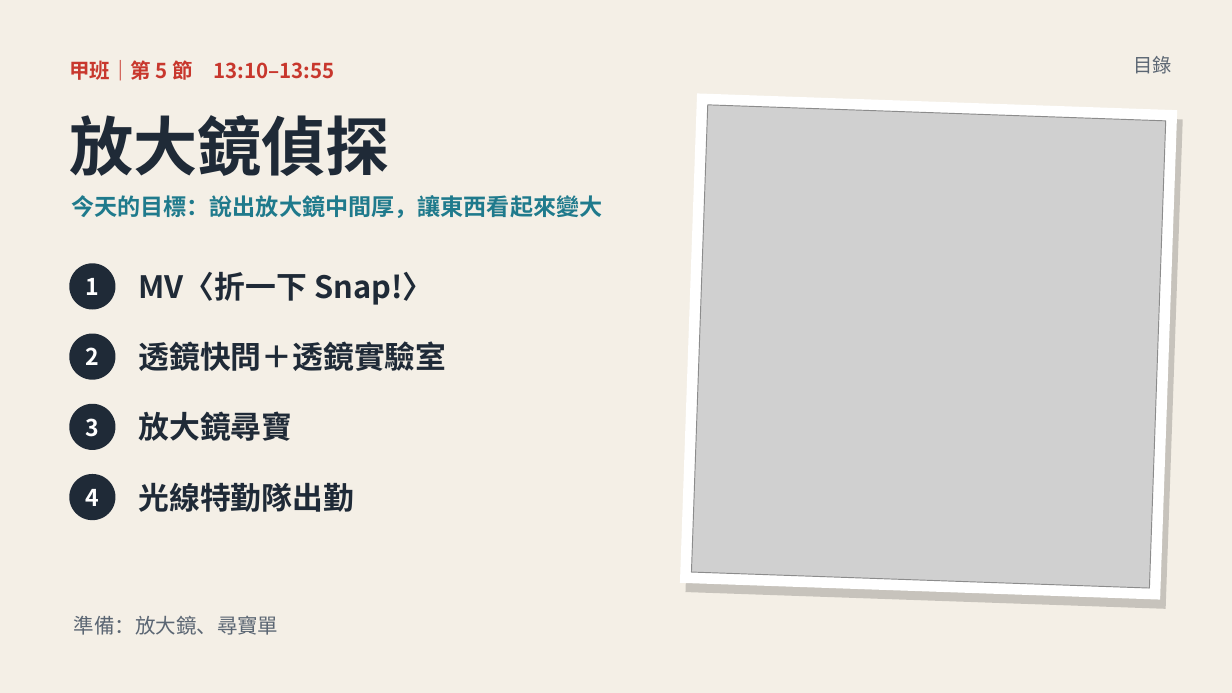
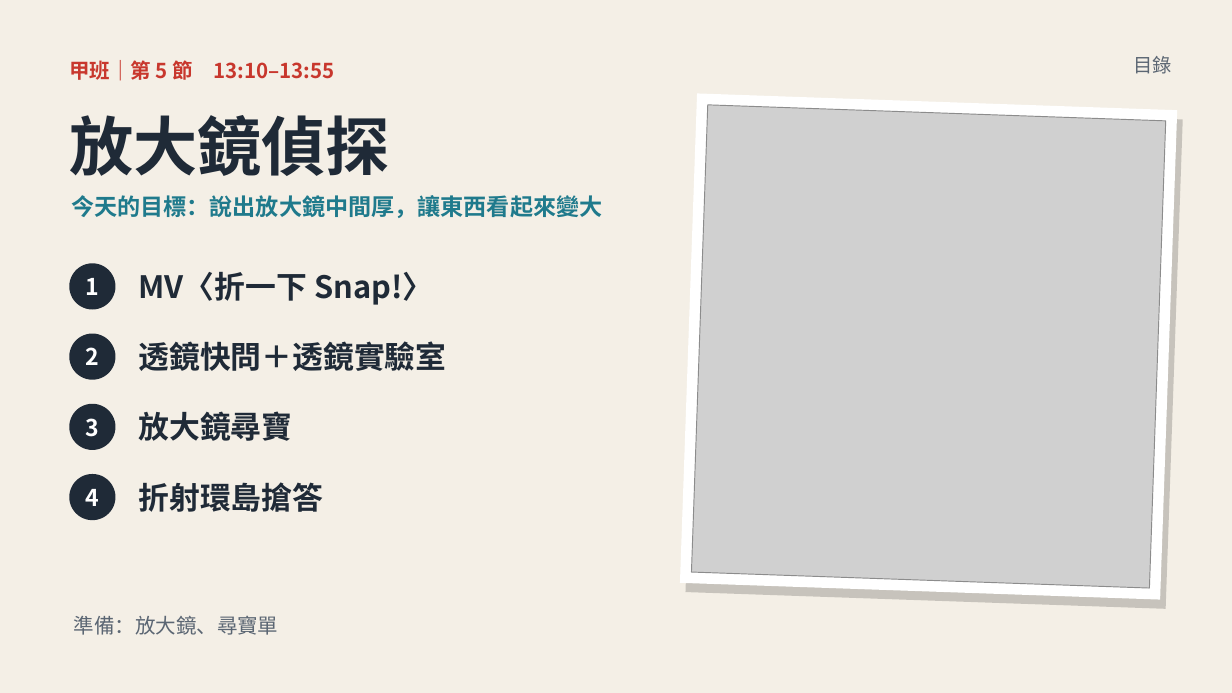
Before and after one commit to classtools1020/classtools1020.github.io, a slide deck: slide 2 of light-refract/1016/slides.pptx. Drawn at 1232x693 pixels with LibreOffice and Linux fonts; fonts in the diff are those of the drawing; grey boxes stand for pictures. Boxes give left, top, right and bottom in pixels: in the first picture for what was removed or moved away, otherwise in the second. Text is boxed around its words. In the diff, an @@ line names an element or a change of style, - is before the commit and + after.

```diff
--- a/light-refract/1016/slides.pptx
+++ b/light-refract/1016/slides.pptx
@@ text at bbox=[139, 482, 324, 512]: text changed @@
-光線特勤隊出勤
+折射環島搶答
```
Also in this commit, not shown: 4 other slides changed, 5 other files.
